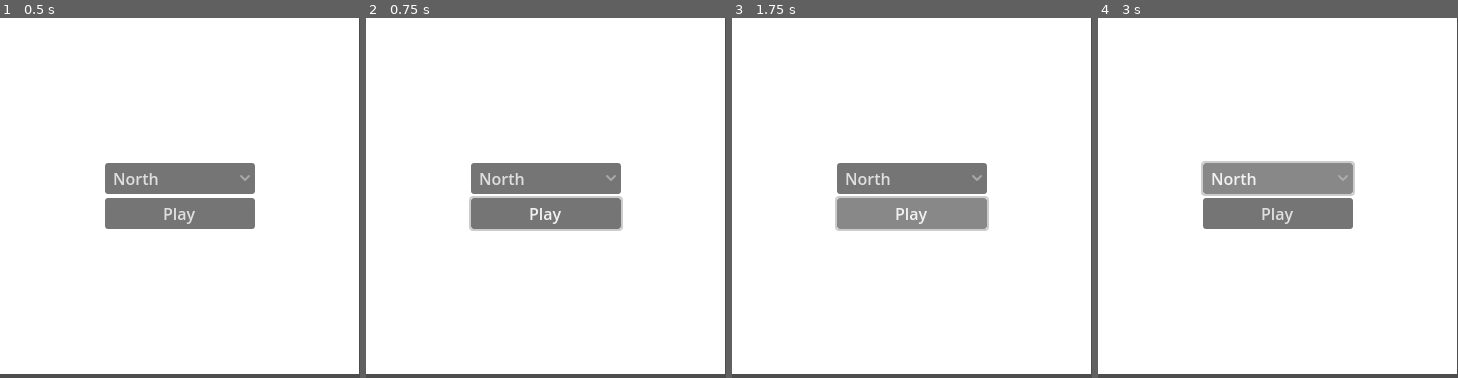
Above: before the commit, frames 1-4 (left to right).
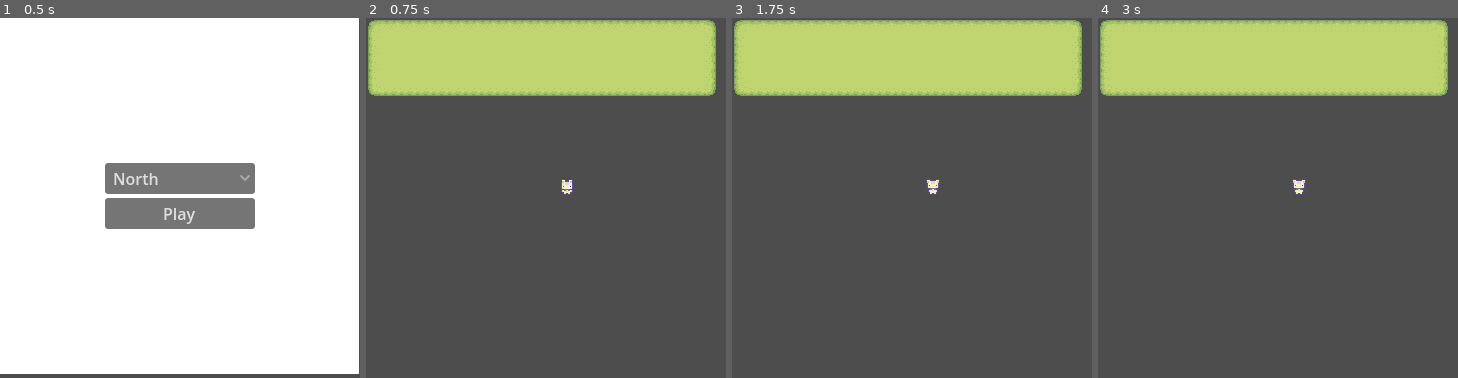
Above: after the commit, the same moments.

Repository: thiagoalgo/bordless-farm
Game: Godot game, scene res://scenes/scn_main.tscn
The game is run twice, just before and just after one commit, with the same random seed, the same clock (stepped at 60 frames per second) and the same inputs.
Inputs (mouse positions are in pixels of both pictures, inside the frame that each line leads up to):
- Up to frame 1 (0.5 s): no input
- Up to frame 2 (0.75 s): click "Play" at 0.5 s
- Up to frame 3 (1.75 s): click (912, 212) at 1.25 s, where only the run before the commit has a clickable "Play"
- Up to frame 4 (3 s): click (1278, 180) at 2 s, where only the run before the commit has a clickable "North"; click (1278, 180) at 2.75 s, where only the run before the commit has a clickable "North"

Frame 1 is identical in both runs. In frame 2, 99% of the frame differs, in the area x 0-100%, y 0-99%; in frame 3, 99%; in frame 4, 99%.

Commit message:
Add player character and sprites to level
Introduced player character scene with animated sprites and collision shape. Added character sprite assets and integrated the player into the main level scene. Cleaned up menu button logic in scn_main.gd.

Diff:
--- a/scenes/scn_level.tscn
+++ b/scenes/scn_level.tscn
@@ -1,10 +1,14 @@
-[gd_scene load_steps=3 format=3 uid="uid://8eqij4idsexa"]
+[gd_scene load_steps=4 format=3 uid="uid://8eqij4idsexa"]
 
 [ext_resource type="Script" uid="uid://pilk25kevk8g" path="res://scripts/scn_level.gd" id="1_owvmd"]
 [ext_resource type="TileSet" uid="uid://crko171dkkhh1" path="res://tiles/grass.tres" id="2_ikt23"]
+[ext_resource type="PackedScene" uid="uid://dm7p2hir0grbm" path="res://scenes/scn_player.tscn" id="3_ikt23"]
 
 [node name="Level" type="Node2D"]
 script = ExtResource("1_owvmd")
 
 [node name="TileMapLayer" type="TileMapLayer" parent="."]
 tile_set = ExtResource("2_ikt23")
+
+[node name="Player" parent="." instance=ExtResource("3_ikt23")]
+position = Vector2(201, 177)
--- /dev/null
+++ b/scenes/scn_player.tscn
@@ -0,0 +1,403 @@
+[gd_scene load_steps=45 format=3 uid="uid://dm7p2hir0grbm"]
+
+[ext_resource type="Texture2D" uid="uid://cslunxoiw6v31" path="res://assets/character_spirtes.png" id="1_g2els"]
+[ext_resource type="Texture2D" uid="uid://bymv7fj2fb3d3" path="res://assets/basic_charakter_sprites.png" id="2_qhqgy"]
+
+[sub_resource type="AtlasTexture" id="AtlasTexture_dqkch"]
+atlas = ExtResource("1_g2els")
+region = Rect2(0, 240, 48, 48)
+
+[sub_resource type="AtlasTexture" id="AtlasTexture_qlg0r"]
+atlas = ExtResource("1_g2els")
+region = Rect2(48, 240, 48, 48)
+
+[sub_resource type="AtlasTexture" id="AtlasTexture_tuyoq"]
+atlas = ExtResource("1_g2els")
+region = Rect2(0, 192, 48, 48)
+
+[sub_resource type="AtlasTexture" id="AtlasTexture_fjrip"]
+atlas = ExtResource("1_g2els")
+region = Rect2(48, 192, 48, 48)
+
+[sub_resource type="AtlasTexture" id="AtlasTexture_smehm"]
+atlas = ExtResource("1_g2els")
+region = Rect2(0, 288, 48, 48)
+
+[sub_resource type="AtlasTexture" id="AtlasTexture_ur7pv"]
+atlas = ExtResource("1_g2els")
+region = Rect2(48, 288, 48, 48)
+
+[sub_resource type="AtlasTexture" id="AtlasTexture_y4r1p"]
+atlas = ExtResource("1_g2els")
+region = Rect2(0, 336, 48, 48)
+
+[sub_resource type="AtlasTexture" id="AtlasTexture_d2wvv"]
+atlas = ExtResource("1_g2els")
+region = Rect2(48, 336, 48, 48)
+
+[sub_resource type="AtlasTexture" id="AtlasTexture_3v2ag"]
+atlas = ExtResource("2_qhqgy")
+region = Rect2(0, 48, 48, 48)
+
+[sub_resource type="AtlasTexture" id="AtlasTexture_jej6c"]
+atlas = ExtResource("2_qhqgy")
+region = Rect2(48, 48, 48, 48)
+
+[sub_resource type="AtlasTexture" id="AtlasTexture_f1ej7"]
+atlas = ExtResource("2_qhqgy")
+region = Rect2(0, 0, 48, 48)
+
+[sub_resource type="AtlasTexture" id="AtlasTexture_oprun"]
+atlas = ExtResource("2_qhqgy")
+region = Rect2(48, 0, 48, 48)
+
+[sub_resource type="AtlasTexture" id="AtlasTexture_a8ls1"]
+atlas = ExtResource("2_qhqgy")
+region = Rect2(0, 96, 48, 48)
+
+[sub_resource type="AtlasTexture" id="AtlasTexture_qfm1y"]
+atlas = ExtResource("2_qhqgy")
+region = Rect2(48, 96, 48, 48)
+
+[sub_resource type="AtlasTexture" id="AtlasTexture_fulsm"]
+atlas = ExtResource("2_qhqgy")
+region = Rect2(0, 144, 48, 48)
+
+[sub_resource type="AtlasTexture" id="AtlasTexture_4r5pv"]
+atlas = ExtResource("2_qhqgy")
+region = Rect2(48, 144, 48, 48)
+
+[sub_resource type="AtlasTexture" id="AtlasTexture_60mlk"]
+atlas = ExtResource("1_g2els")
+region = Rect2(0, 48, 48, 48)
+
+[sub_resource type="AtlasTexture" id="AtlasTexture_i4ail"]
+atlas = ExtResource("1_g2els")
+region = Rect2(48, 48, 48, 48)
+
+[sub_resource type="AtlasTexture" id="AtlasTexture_a38lo"]
+atlas = ExtResource("1_g2els")
+region = Rect2(0, 0, 48, 48)
+
+[sub_resource type="AtlasTexture" id="AtlasTexture_4ni07"]
+atlas = ExtResource("1_g2els")
+region = Rect2(48, 0, 48, 48)
+
+[sub_resource type="AtlasTexture" id="AtlasTexture_l71n6"]
+atlas = ExtResource("1_g2els")
+region = Rect2(0, 96, 48, 48)
+
+[sub_resource type="AtlasTexture" id="AtlasTexture_ke2ow"]
+atlas = ExtResource("1_g2els")
+region = Rect2(48, 96, 48, 48)
+
+[sub_resource type="AtlasTexture" id="AtlasTexture_ujl30"]
+atlas = ExtResource("1_g2els")
+region = Rect2(0, 144, 48, 48)
+
+[sub_resource type="AtlasTexture" id="AtlasTexture_31cv2"]
+atlas = ExtResource("1_g2els")
+region = Rect2(48, 144, 48, 48)
+
+[sub_resource type="AtlasTexture" id="AtlasTexture_pf23h"]
+atlas = ExtResource("2_qhqgy")
+region = Rect2(96, 48, 48, 48)
+
+[sub_resource type="AtlasTexture" id="AtlasTexture_dt7fs"]
+atlas = ExtResource("2_qhqgy")
+region = Rect2(144, 48, 48, 48)
+
+[sub_resource type="AtlasTexture" id="AtlasTexture_wqfne"]
+atlas = ExtResource("2_qhqgy")
+region = Rect2(96, 0, 48, 48)
+
+[sub_resource type="AtlasTexture" id="AtlasTexture_wnwbv"]
+atlas = ExtResource("2_qhqgy")
+region = Rect2(144, 0, 48, 48)
+
+[sub_resource type="AtlasTexture" id="AtlasTexture_gl8cc"]
+atlas = ExtResource("2_qhqgy")
+region = Rect2(96, 96, 48, 48)
+
+[sub_resource type="AtlasTexture" id="AtlasTexture_487ah"]
+atlas = ExtResource("2_qhqgy")
+region = Rect2(144, 96, 48, 48)
+
+[sub_resource type="AtlasTexture" id="AtlasTexture_md1ol"]
+atlas = ExtResource("2_qhqgy")
+region = Rect2(96, 144, 48, 48)
+
+[sub_resource type="AtlasTexture" id="AtlasTexture_bj30b"]
+atlas = ExtResource("2_qhqgy")
+region = Rect2(144, 144, 48, 48)
+
+[sub_resource type="AtlasTexture" id="AtlasTexture_jc3p3"]
+atlas = ExtResource("1_g2els")
+region = Rect2(0, 432, 48, 48)
+
+[sub_resource type="AtlasTexture" id="AtlasTexture_hax0n"]
+atlas = ExtResource("1_g2els")
+region = Rect2(48, 432, 48, 48)
+
+[sub_resource type="AtlasTexture" id="AtlasTexture_t4otl"]
+atlas = ExtResource("1_g2els")
+region = Rect2(0, 384, 48, 48)
+
+[sub_resource type="AtlasTexture" id="AtlasTexture_j2b1d"]
+atlas = ExtResource("1_g2els")
+region = Rect2(48, 384, 48, 48)
+
+[sub_resource type="AtlasTexture" id="AtlasTexture_cs1tg"]
+atlas = ExtResource("1_g2els")
+region = Rect2(0, 480, 48, 48)
+
+[sub_resource type="AtlasTexture" id="AtlasTexture_2dvfe"]
+atlas = ExtResource("1_g2els")
+region = Rect2(48, 480, 48, 48)
+
+[sub_resource type="AtlasTexture" id="AtlasTexture_giy8y"]
+atlas = ExtResource("1_g2els")
+region = Rect2(0, 528, 48, 48)
+
+[sub_resource type="AtlasTexture" id="AtlasTexture_fdfoy"]
+atlas = ExtResource("1_g2els")
+region = Rect2(48, 528, 48, 48)
+
+[sub_resource type="SpriteFrames" id="SpriteFrames_hhpqf"]
+animations = [{
+"frames": [{
+"duration": 1.0,
+"texture": SubResource("AtlasTexture_dqkch")
+}, {
+"duration": 1.0,
+"texture": SubResource("AtlasTexture_qlg0r")
+}],
+"loop": true,
+"name": &"chopping_back",
+"speed": 3.0
+}, {
+"frames": [{
+"duration": 1.0,
+"texture": SubResource("AtlasTexture_tuyoq")
+}, {
+"duration": 1.0,
+"texture": SubResource("AtlasTexture_fjrip")
+}],
+"loop": true,
+"name": &"chopping_front",
+"speed": 3.0
+}, {
+"frames": [{
+"duration": 1.0,
+"texture": SubResource("AtlasTexture_smehm")
+}, {
+"duration": 1.0,
+"texture": SubResource("AtlasTexture_ur7pv")
+}],
+"loop": true,
+"name": &"chopping_left",
+"speed": 3.0
+}, {
+"frames": [{
+"duration": 1.0,
+"texture": SubResource("AtlasTexture_y4r1p")
+}, {
+"duration": 1.0,
+"texture": SubResource("AtlasTexture_d2wvv")
+}],
+"loop": true,
+"name": &"chopping_right",
+"speed": 3.0
+}, {
+"frames": [{
+"duration": 1.0,
+"texture": SubResource("AtlasTexture_3v2ag")
+}, {
+"duration": 1.0,
+"texture": SubResource("AtlasTexture_jej6c")
+}],
+"loop": true,
+"name": &"idle_back",
+"speed": 3.0
+}, {
+"frames": [{
+"duration": 1.0,
+"texture": SubResource("AtlasTexture_f1ej7")
+}, {
+"duration": 1.0,
+"texture": SubResource("AtlasTexture_oprun")
+}],
+"loop": true,
+"name": &"idle_front",
+"speed": 3.0
+}, {
+"frames": [{
+"duration": 1.0,
+"texture": SubResource("AtlasTexture_a8ls1")
+}, {
+"duration": 1.0,
+"texture": SubResource("AtlasTexture_qfm1y")
+}],
+"loop": true,
+"name": &"idle_left",
+"speed": 3.0
+}, {
+"frames": [{
+"duration": 1.0,
+"texture": SubResource("AtlasTexture_fulsm")
+}, {
+"duration": 1.0,
+"texture": SubResource("AtlasTexture_4r5pv")
+}],
+"loop": true,
+"name": &"idle_right",
+"speed": 3.0
+}, {
+"frames": [{
+"duration": 1.0,
+"texture": SubResource("AtlasTexture_60mlk")
+}, {
+"duration": 1.0,
+"texture": SubResource("AtlasTexture_i4ail")
+}],
+"loop": true,
+"name": &"tilling_back",
+"speed": 3.0
+}, {
+"frames": [{
+"duration": 1.0,
+"texture": SubResource("AtlasTexture_a38lo")
+}, {
+"duration": 1.0,
+"texture": SubResource("AtlasTexture_4ni07")
+}],
+"loop": true,
+"name": &"tilling_front",
+"speed": 3.0
+}, {
+"frames": [{
+"duration": 1.0,
+"texture": SubResource("AtlasTexture_l71n6")
+}, {
+"duration": 1.0,
+"texture": SubResource("AtlasTexture_ke2ow")
+}],
+"loop": true,
+"name": &"tilling_left",
+"speed": 3.0
+}, {
+"frames": [{
+"duration": 1.0,
+"texture": SubResource("AtlasTexture_ujl30")
+}, {
+"duration": 1.0,
+"texture": SubResource("AtlasTexture_31cv2")
+}],
+"loop": true,
+"name": &"tilling_right",
+"speed": 3.0
+}, {
+"frames": [{
+"duration": 1.0,
+"texture": SubResource("AtlasTexture_pf23h")
+}, {
+"duration": 1.0,
+"texture": SubResource("AtlasTexture_dt7fs")
+}],
+"loop": true,
+"name": &"walk_back",
+"speed": 3.0
+}, {
+"frames": [{
+"duration": 1.0,
+"texture": SubResource("AtlasTexture_wqfne")
+}, {
+"duration": 1.0,
+"texture": SubResource("AtlasTexture_wnwbv")
+}],
+"loop": true,
+"name": &"walk_front",
+"speed": 3.0
+}, {
+"frames": [{
+"duration": 1.0,
+"texture": SubResource("AtlasTexture_gl8cc")
+}, {
+"duration": 1.0,
+"texture": SubResource("AtlasTexture_487ah")
+}],
+"loop": true,
+"name": &"walk_left",
+"speed": 3.0
+}, {
+"frames": [{
+"duration": 1.0,
+"texture": SubResource("AtlasTexture_md1ol")
+}, {
+"duration": 1.0,
+"texture": SubResource("AtlasTexture_bj30b")
+}],
+"loop": true,
+"name": &"walk_right",
+"speed": 3.0
+}, {
+"frames": [{
+"duration": 1.0,
+"texture": SubResource("AtlasTexture_jc3p3")
+}, {
+"duration": 1.0,
+"texture": SubResource("AtlasTexture_hax0n")
+}],
+"loop": true,
+"name": &"watering_back",
+"speed": 3.0
+}, {
+"frames": [{
+"duration": 1.0,
+"texture": SubResource("AtlasTexture_t4otl")
+}, {
+"duration": 1.0,
+"texture": SubResource("AtlasTexture_j2b1d")
+}],
+"loop": true,
+"name": &"watering_front",
+"speed": 3.0
+}, {
+"frames": [{
+"duration": 1.0,
+"texture": SubResource("AtlasTexture_cs1tg")
+}, {
+"duration": 1.0,
+"texture": SubResource("AtlasTexture_2dvfe")
+}],
+"loop": true,
+"name": &"watering_left",
+"speed": 3.0
+}, {
+"frames": [{
+"duration": 1.0,
+"texture": SubResource("AtlasTexture_giy8y")
+}, {
+"duration": 1.0,
+"texture": SubResource("AtlasTexture_fdfoy")
+}],
+"loop": true,
+"name": &"watering_right",
+"speed": 3.0
+}]
+
+[sub_resource type="CircleShape2D" id="CircleShape2D_g2els"]
+radius = 8.0
+
+[node name="Player" type="CharacterBody2D"]
+
+[node name="AnimatedSprite2D" type="AnimatedSprite2D" parent="."]
+position = Vector2(0, -8)
+sprite_frames = SubResource("SpriteFrames_hhpqf")
+animation = &"idle_front"
+autoplay = "idle_front"
+frame_progress = 0.0149421
+
+[node name="CollisionShape2D" type="CollisionShape2D" parent="."]
+position = Vector2(0, -8)
+shape = SubResource("CircleShape2D_g2els")
--- a/scripts/scn_main.gd
+++ b/scripts/scn_main.gd
@@ -44,10 +44,9 @@
 
 
 func _on_menu_button_play_pressed():
-	#scn_menu_instance.queue_free()
+	scn_menu_instance.queue_free()
 	open_level()
 
 
 func _on_option_button_side_item_selected(side: int) -> void:
-	print("Selected side: %d" % side)
 	selected_side = side
Binary file added: assets/basic_charakter_sprites.png
Not shown, added: assets/basic_charakter_sprites.png.import
Binary file added: assets/character_spirtes.png
Not shown, added: assets/character_spirtes.png.import
